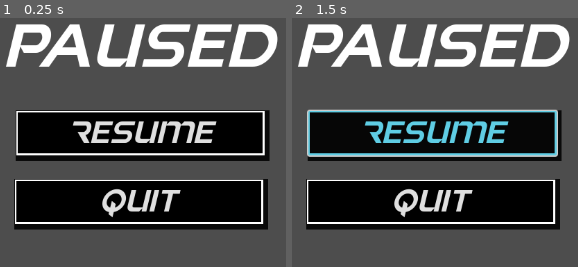
Above: before the commit, frames 1-2 (left to right).
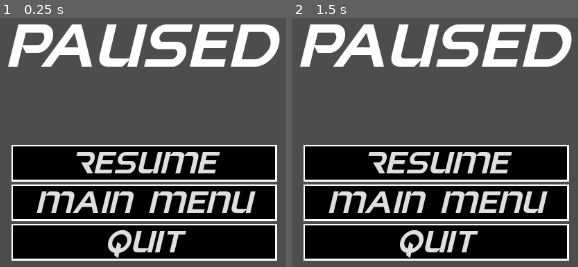
Above: after the commit, the same moments.

Repository: ChaffeyGameDevelopmentClub/SummerGameJam
Game: Godot game, scene res://Scenes/Start&PauseMenu/pauseMenu.tscn
Two runs of this game, one before a commit and one after it. Both use one fixed random seed, a clock stepped at 60 frames per second and the inputs below. This scene is started directly instead of the project's main scene.
Inputs (mouse positions are in pixels of both pictures, inside the frame that each line leads up to):
- Up to frame 1 (0.25 s): no input
- Up to frame 2 (1.5 s): click (432, 132) at 0.5 s, where only the run before the commit has a clickable "resume"; click (432, 132) at 1.25 s, where only the run before the commit has a clickable "resume"

The runs differ from the first frame. In frame 1, 44% of the frame differs, in the area x 2-98%, y 2-98%; in frame 2, 46%.

Commit message:
fixed pause menu

Diff:
--- a/Godot/Scenes/Start&PauseMenu/pauseMenu.tscn
+++ b/Godot/Scenes/Start&PauseMenu/pauseMenu.tscn
@@ -2,7 +2,6 @@
 
 [ext_resource type="FontFile" uid="uid://cvpaetv3oobqs" path="res://Assets/Beyblade Metal Fight Font.ttf" id="1_j4dsj"]
 [ext_resource type="Script" path="res://Scripts/Lizzy/pauseMenu.gd" id="1_mg7f2"]
-
 
 [sub_resource type="StyleBoxFlat" id="StyleBoxFlat_lp6rh"]
 bg_color = Color(0, 0, 0, 1)
@@ -20,7 +19,7 @@
 border_width_bottom = 3
 border_color = Color(0.372549, 0.803922, 0.894118, 1)
 
-[node name="Control" type="Control"]
+[node name="pauseMenu" type="Control"]
 layout_mode = 3
 anchors_preset = 15
 anchor_right = 1.0
@@ -31,20 +30,26 @@
 
 [node name="CanvasLayer" type="CanvasLayer" parent="."]
 
-[node name="StartGame" type="ColorRect" parent="CanvasLayer"]
-offset_left = 409.0
-offset_top = 318.0
-offset_right = 775.0
-offset_bottom = 391.0
-color = Color(0.0392157, 0.0392157, 0.0392157, 1)
-metadata/_edit_group_ = true
+[node name="RichTextLabel" type="RichTextLabel" parent="CanvasLayer"]
+offset_left = 393.0
+offset_top = 177.0
+offset_right = 803.0
+offset_bottom = 273.0
+theme_override_fonts/normal_font = ExtResource("1_j4dsj")
+theme_override_font_sizes/normal_font_size = 100
+text = "paused"
 
-[node name="Button" type="Button" parent="CanvasLayer/StartGame"]
-layout_mode = 0
-offset_left = 1.0
-offset_top = 1.0
-offset_right = 359.0
-offset_bottom = 65.0
+[node name="VBoxContainer" type="VBoxContainer" parent="CanvasLayer"]
+anchors_preset = 15
+anchor_right = 1.0
+anchor_bottom = 1.0
+offset_left = 403.0
+offset_top = 368.0
+offset_right = -366.0
+offset_bottom = -107.0
+
+[node name="ResumeButton" type="Button" parent="CanvasLayer/VBoxContainer"]
+layout_mode = 2
 theme_override_colors/font_pressed_color = Color(0, 0, 0, 1)
 theme_override_colors/font_hover_color = Color(0.372549, 0.803922, 0.894118, 1)
 theme_override_fonts/font = ExtResource("1_j4dsj")
@@ -54,20 +59,19 @@
 text = "resume
 "
 
-[node name="Quit" type="ColorRect" parent="CanvasLayer"]
-offset_left = 407.0
-offset_top = 417.0
-offset_right = 773.0
-offset_bottom = 490.0
-color = Color(0.0392157, 0.0392157, 0.0392157, 1)
-metadata/_edit_group_ = true
+[node name="MMButton" type="Button" parent="CanvasLayer/VBoxContainer"]
+layout_mode = 2
+theme_override_colors/font_pressed_color = Color(0, 0, 0, 1)
+theme_override_colors/font_hover_color = Color(0.372549, 0.803922, 0.894118, 1)
+theme_override_fonts/font = ExtResource("1_j4dsj")
+theme_override_font_sizes/font_size = 50
+theme_override_styles/normal = SubResource("StyleBoxFlat_lp6rh")
+theme_override_styles/hover = SubResource("StyleBoxFlat_3qwek")
+text = "main menu
+"
 
-[node name="Button" type="Button" parent="CanvasLayer/Quit"]
-layout_mode = 0
-offset_left = 1.0
-offset_top = 1.0
-offset_right = 359.0
-offset_bottom = 65.0
+[node name="QuitButton" type="Button" parent="CanvasLayer/VBoxContainer"]
+layout_mode = 2
 theme_override_colors/font_pressed_color = Color(0, 0, 0, 1)
 theme_override_colors/font_hover_color = Color(0.372549, 0.803922, 0.894118, 1)
 theme_override_fonts/font = ExtResource("1_j4dsj")
@@ -77,13 +81,6 @@
 text = "Quit
 "
 
-[node name="RichTextLabel" type="RichTextLabel" parent="CanvasLayer"]
-offset_left = 390.0
-offset_top = 177.0
-offset_right = 800.0
-offset_bottom = 273.0
-theme_override_fonts/normal_font = ExtResource("1_j4dsj")
-theme_override_font_sizes/normal_font_size = 100
-text = "paused"
-
-[connection signal="pressed" from="CanvasLayer/Quit/Button" to="." method="_on_button_pressed"]
+[connection signal="pressed" from="CanvasLayer/VBoxContainer/ResumeButton" to="." method="_on_resume_button_pressed"]
+[connection signal="pressed" from="CanvasLayer/VBoxContainer/MMButton" to="." method="_on_mm_button_pressed"]
+[connection signal="pressed" from="CanvasLayer/VBoxContainer/QuitButton" to="." method="_on_button_pressed"]
--- a/Godot/Scripts/Lizzy/pauseMenu.gd
+++ b/Godot/Scripts/Lizzy/pauseMenu.gd
@@ -1,15 +1,32 @@
 extends Control
-
-
+@onready var pause_Menu = $"."
+var paused = false
 # Called when the node enters the scene tree for the first time.
-func _ready():
-	pass # Replace with function body.
-
-
 # Called every frame. 'delta' is the elapsed time since the previous frame.
 func _process(delta):
 	pass
 
+# Called when the node enters the scene tree for the first time.
+func _ready():
+	pause_Menu.hide()
+
+
+func pauseMenu():
+	if paused:
+		pause_Menu.hide()
+		paused = false
+		Engine.time_scale = 1
+	else:
+		pause_Menu.show()
+		paused = true
+		Engine.time_scale = 0
 
 func _on_button_pressed():
 	get_tree().quit()
+
+func _on_mm_button_pressed():
+	Engine.time_scale = 1
+	get_tree().change_scene_to_file("res://Scenes/Start&PauseMenu/start_menu.tscn")
+
+func _on_resume_button_pressed():
+	pauseMenu()
